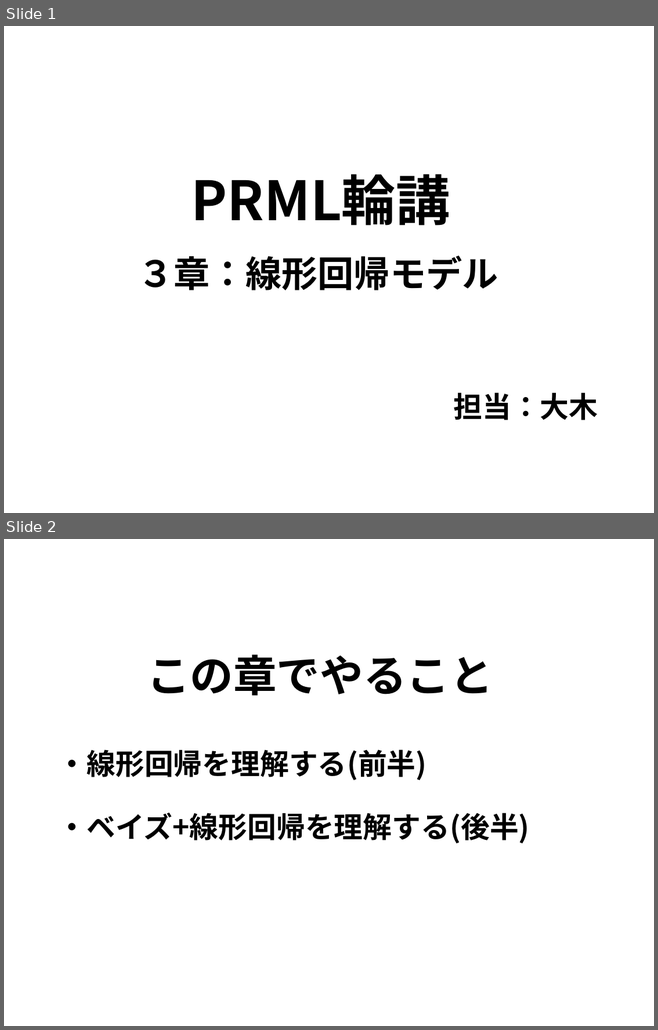
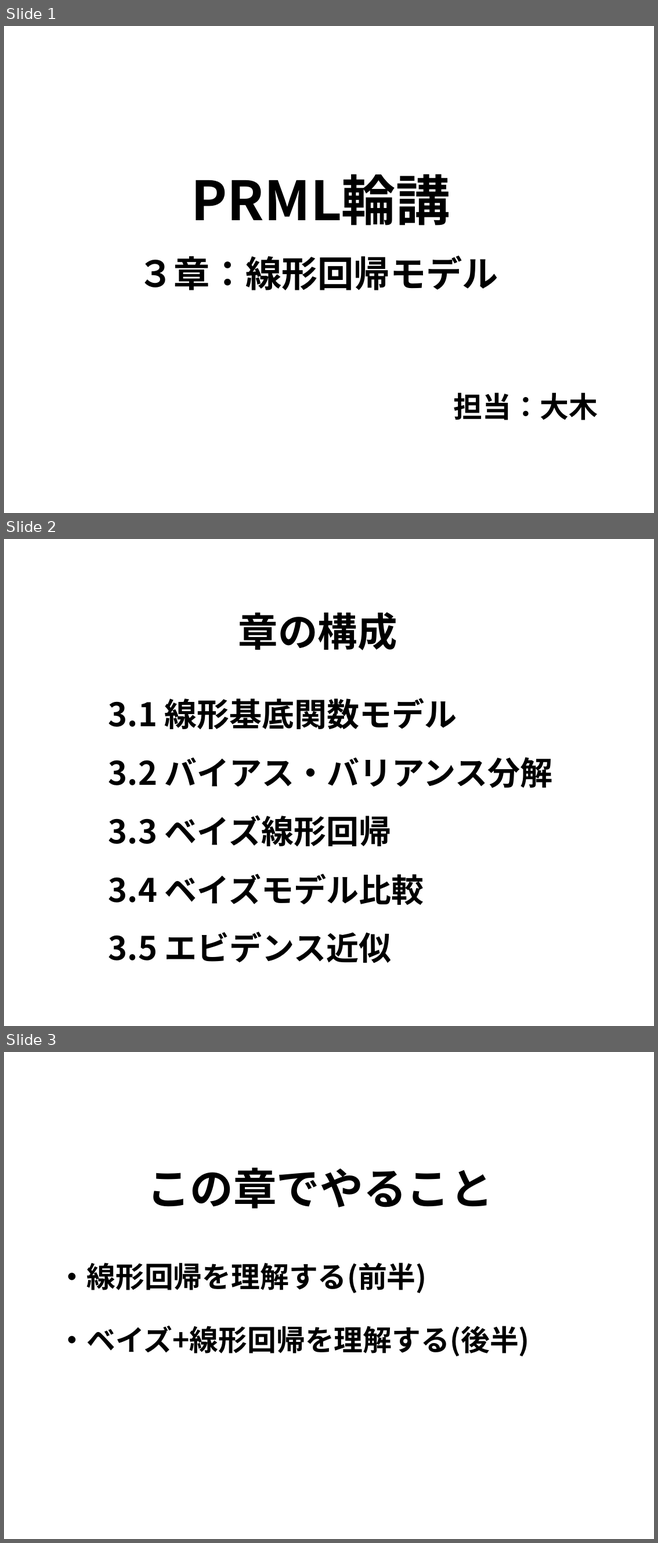
Before and after one commit to j-i-k-o/PRMLSeminar, a slide deck: 3章/PRML3章.pptx. Shown one above the other, each under a label of ours: slides 1 and 2 before the commit, slides 1, 2 and 3 after it. The pictures are 658x1030 and 658x1543 pixels, drawn with LibreOffice and Linux fonts; fonts in the diff are those of the drawing. Boxes give left, top, right and bottom in pixels: in the first picture for what was removed or moved away, otherwise in the second. Text is boxed around its words. In the diff, an @@ line names an element or a change of style, - is before the commit and + after.

```diff
--- a/3章/PRML3章.pptx
+++ b/3章/PRML3章.pptx
@@ slide 2 added at (x1=4, y1=539, x2=654, y2=1026), background #FFFFFF @@
@@ text added at (x1=238, y1=612, x2=397, y2=650), 44 pt, text #000000, bold @@
+章の構成
@@ text added at (x1=108, y1=698, x2=553, y2=964), 36 pt, text #000000, bold @@
+3.1 線形基底関数モデル
+3.2 バイアス・バリアンス分解
+3.3 ベイズ線形回帰
+3.4 ベイズモデル比較
+3.5 エビデンス近似
@@ what was slide 2 is now slide 3 @@
```
Also in this commit, not shown: 5 slides changed, 6 other slides added.
